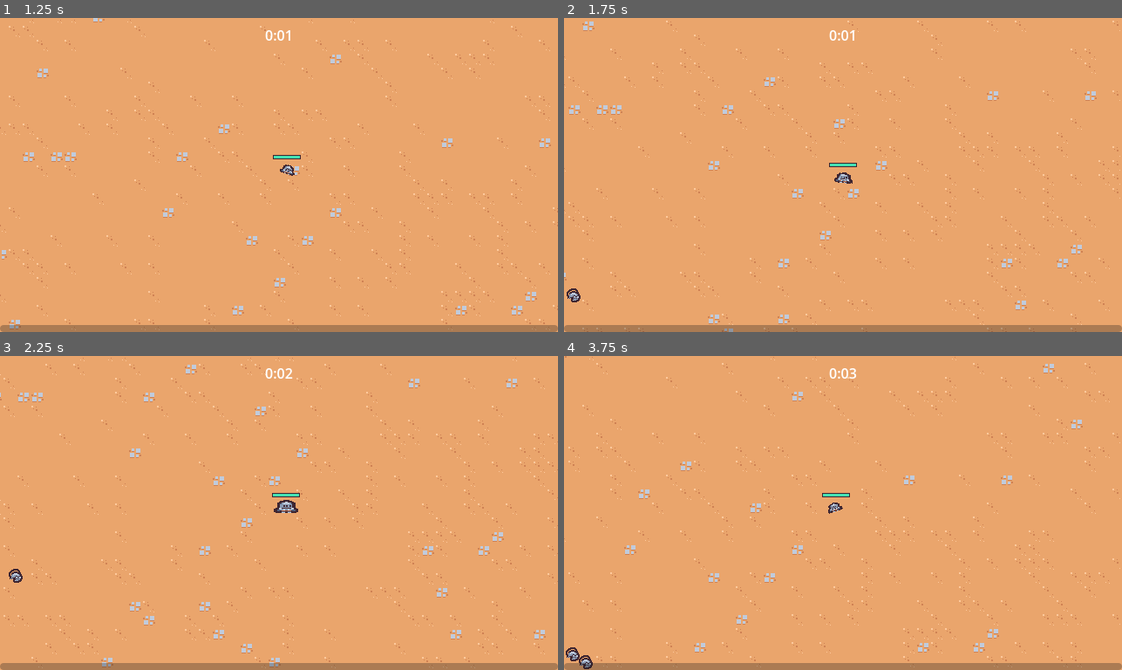
Above: before the commit, frames 1-4 (two rows, left to right).
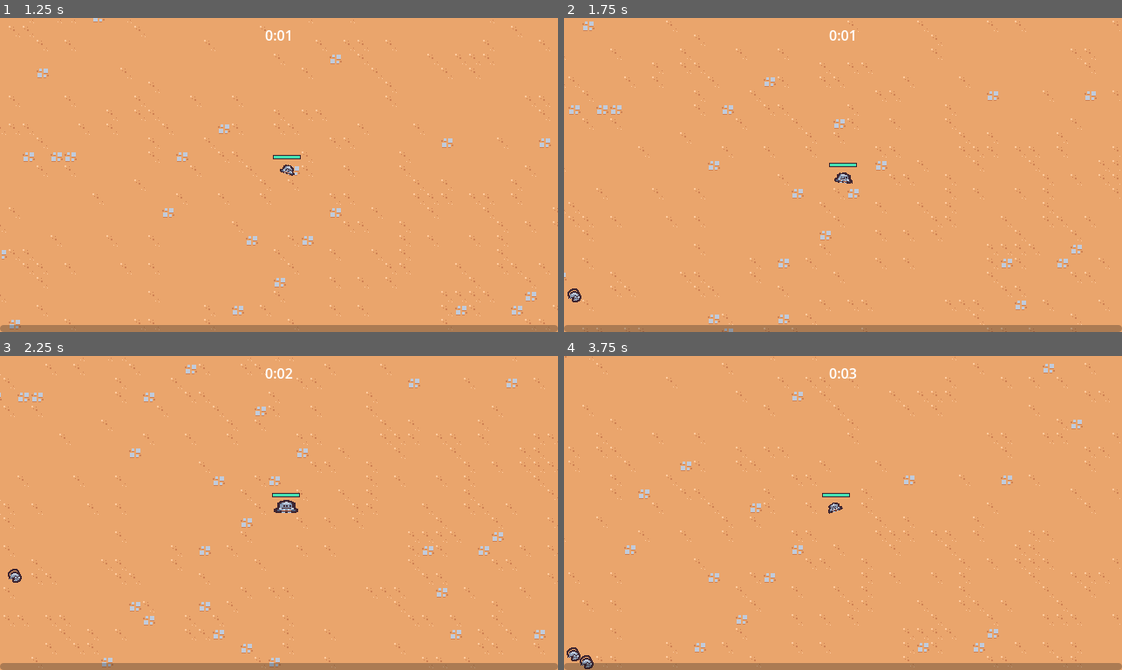
Above: after the commit, the same moments.

Repository: Marllon-Freitas/rogue-like-style-game
Game: Godot game, scene res://scenes/main/main.tscn
The game is run twice, just before and just after one commit, with the same random seed, the same clock (stepped at 60 frames per second) and the same inputs.
Inputs (mouse positions are in pixels of both pictures, inside the frame that each line leads up to):
- Up to frame 1 (1.25 s): tap Enter at 0.5 s; move the mouse to (401, 159) at 0.52 s; press the mouse at (401, 159) at 0.53 s; hold D (move_right) from 0.53 s (still down)
- Up to frame 2 (1.75 s): move the mouse to (731, 190) at 1.27 s; release D (move_right) at 1.28 s; release the mouse at (731, 190) at 1.28 s; hold S (move_down) from 1.28 s (still down); click (731, 190) at 1.35 s
- Up to frame 3 (2.25 s): move the mouse to (334, 443) at 2.02 s; release S (move_down) at 2.03 s; press the mouse at (334, 443) at 2.03 s; hold D (move_right) from 2.03 s (still down)
- Up to frame 4 (3.75 s): move the mouse to (815, 575) at 2.77 s; release D (move_right) at 2.78 s; release the mouse at (815, 575) at 2.78 s; hold W (move_up) 2.78-3.53 s; click (815, 575) at 2.85 s; move the mouse to (1010, 560) at 3.52 s; press the mouse at (1010, 560) at 3.53 s; hold A (move_left) from 3.53 s (still down)

Frame 1 is identical in both runs. In frame 2, less than 0.1% of the frame differs, in the area x 0-4%, y 86-91%; in frame 3, less than 0.1%; in frame 4, less than 0.1%, in the area x 0-6%, y 92-100%.

Commit message:
feat: animating the basic enemy

Diff:
--- /dev/null
+++ b/scenes/component/death_component.tscn
@@ -0,0 +1,3 @@
+[gd_scene format=3 uid="uid://db5u3obmvl1dg"]
+
+[node name="DeathComponent" type="Node2D"]
--- a/scenes/game_object/basic_enemy/basic_enemy.tscn
+++ b/scenes/game_object/basic_enemy/basic_enemy.tscn
@@ -1,10 +1,72 @@
-[gd_scene load_steps=8 format=3 uid="uid://beesha3sjopme"]
+[gd_scene load_steps=11 format=3 uid="uid://beesha3sjopme"]
 
 [ext_resource type="Script" path="res://scenes/game_object/basic_enemy/basic_enemy.gd" id="1_3h3tl"]
 [ext_resource type="Texture2D" uid="uid://cfcei8wmrmkxp" path="res://scenes/game_object/basic_enemy/basic_enemy.png" id="1_rijaj"]
 [ext_resource type="PackedScene" uid="uid://w76i2sn13qgi" path="res://scenes/component/health_component.tscn" id="2_44whx"]
 [ext_resource type="PackedScene" uid="uid://byqsmgij0uppb" path="res://scenes/component/vial_drop_component.tscn" id="3_k0yqy"]
 [ext_resource type="PackedScene" uid="uid://cttagnkqc5j00" path="res://scenes/component/hurt_box_component.tscn" id="4_6c6d1"]
+
+[sub_resource type="Animation" id="Animation_s1ge1"]
+resource_name = "walk"
+length = 0.4
+loop_mode = 1
+tracks/0/type = "value"
+tracks/0/imported = false
+tracks/0/enabled = true
+tracks/0/path = NodePath("Visuals/Sprite2D:position")
+tracks/0/interp = 2
+tracks/0/loop_wrap = true
+tracks/0/keys = {
+"times": PackedFloat32Array(0, 0.1, 0.3),
+"transitions": PackedFloat32Array(1, 1, 1),
+"update": 0,
+"values": [Vector2(0, 0), Vector2(-1, 0), Vector2(1, 0)]
+}
+tracks/1/type = "value"
+tracks/1/imported = false
+tracks/1/enabled = true
+tracks/1/path = NodePath("Visuals/Sprite2D:rotation")
+tracks/1/interp = 2
+tracks/1/loop_wrap = true
+tracks/1/keys = {
+"times": PackedFloat32Array(0, 0.1, 0.2, 0.3),
+"transitions": PackedFloat32Array(1, 1, 1, 1),
+"update": 0,
+"values": [0.174533, -0.174533, 0.174533, -0.174533]
+}
+
+[sub_resource type="Animation" id="Animation_8jfot"]
+length = 0.001
+tracks/0/type = "value"
+tracks/0/imported = false
+tracks/0/enabled = true
+tracks/0/path = NodePath("Visuals/Sprite2D:position")
+tracks/0/interp = 1
+tracks/0/loop_wrap = true
+tracks/0/keys = {
+"times": PackedFloat32Array(0),
+"transitions": PackedFloat32Array(1),
+"update": 0,
+"values": [Vector2(0, 0)]
+}
+tracks/1/type = "value"
+tracks/1/imported = false
+tracks/1/enabled = true
+tracks/1/path = NodePath("Visuals/Sprite2D:rotation")
+tracks/1/interp = 1
+tracks/1/loop_wrap = true
+tracks/1/keys = {
+"times": PackedFloat32Array(0),
+"transitions": PackedFloat32Array(1),
+"update": 0,
+"values": [0.0]
+}
+
+[sub_resource type="AnimationLibrary" id="AnimationLibrary_j6box"]
+_data = {
+"RESET": SubResource("Animation_8jfot"),
+"walk": SubResource("Animation_s1ge1")
+}
 
 [sub_resource type="CircleShape2D" id="CircleShape2D_jjlbw"]
 radius = 12.0
@@ -17,6 +79,12 @@
 collision_mask = 9
 motion_mode = 1
 script = ExtResource("1_3h3tl")
+
+[node name="AnimationPlayer" type="AnimationPlayer" parent="."]
+libraries = {
+"": SubResource("AnimationLibrary_j6box")
+}
+autoplay = "walk"
 
 [node name="HealthComponent" parent="." instance=ExtResource("2_44whx")]
 
@@ -32,7 +100,9 @@
 shape = SubResource("CircleShape2D_jjlbw")
 debug_color = Color(1, 0.6, 0.701961, 0.419608)
 
-[node name="Sprite2D" type="Sprite2D" parent="."]
+[node name="Visuals" type="Node2D" parent="."]
+
+[node name="Sprite2D" type="Sprite2D" parent="Visuals"]
 texture = ExtResource("1_rijaj")
 offset = Vector2(0, -4)
 
--- a/scenes/game_object/player/player.gd
+++ b/scenes/game_object/player/player.gd
@@ -35,7 +35,6 @@
 		animation_player.play("RESET")
 
 	var move_sign = sign(movement_vector.x)
-	print(move_sign)
 	if move_sign == 0:
 		visuals.scale = Vector2.ONE
 	else:
